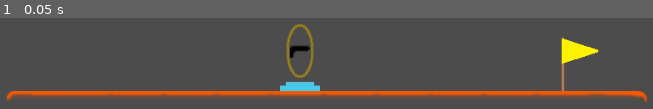
Above: before the commit, frame 1.
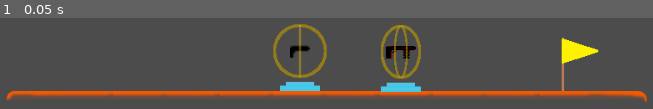
Above: after the commit, the same moment.

Repository: wsheldon67/Scredric
Game: Godot game, scene res://levels/Level 2.tscn
The game is run twice, just before and just after one commit, with the same random seed, the same clock (stepped at 60 frames per second) and the same inputs. This scene is started directly instead of the project's main scene.
Inputs:
- Up to frame 1 (0.05 s): no input

The runs differ from the first frame. In frame 1, 3.5% of the frame differs, in the area x 41-65%, y 6-82%.

Commit message:
pistol mk II

Diff:
--- a/project/assets/game/HUD.tscn
+++ b/project/assets/game/HUD.tscn
@@ -1,9 +1,10 @@
-[gd_scene load_steps=5 format=2]
+[gd_scene load_steps=6 format=2]
 
 [ext_resource path="res://global/HUD.gd" type="Script" id=1]
 [ext_resource path="res://assets/game/PlayerHUD.tscn" type="PackedScene" id=2]
 [ext_resource path="res://assets/game_entities/weapons/Pistol.png" type="Texture" id=3]
 [ext_resource path="res://assets/game/HotbarItem.tscn" type="PackedScene" id=4]
+[ext_resource path="res://assets/game_entities/weapons/Pistol2.png" type="Texture" id=5]
 
 [node name="HUD" type="CanvasLayer"]
 script = ExtResource( 1 )
@@ -28,8 +29,6 @@
 [node name="Hotbar" type="Node2D" parent="."]
 
 [node name="Pistol" parent="Hotbar" instance=ExtResource( 4 )]
-position = Vector2( 30, 29 )
-
-[node name="Sprite" type="Sprite" parent="Hotbar/Pistol"]
-scale = Vector2( 2, 2 )
-texture = ExtResource( 3 )
+position = Vector2( 30, 30 )
+mk1_texture = ExtResource( 3 )
+mk2_texture = ExtResource( 5 )
--- a/project/assets/game/HotbarItem.gd
+++ b/project/assets/game/HotbarItem.gd
@@ -1,7 +1,8 @@
 extends Node2D
 
 export var weapon_name = "Pistol"
-
+export var mk1_texture:Texture
+export var mk2_texture:Texture
 
 func set_player(player_number):
 	var player_tab = get_node("PlayerTabs/PlayerTab%s" % str(player_number))
@@ -12,7 +13,16 @@
 	player_tab.visible = false
 
 func set_level(level):
+	print("set ", weapon_name, " level ", level)
 	if level == 0:
 		visible = false
+	elif level == 1:
+		$Sprite.texture = mk1_texture
+		visible = true
+	elif level == 2:
+		$Sprite.texture = mk2_texture
+		visible = true
 	else:
-		visible = true
+		print("Invalid weapon level: ", level)
+
+# FIXME switching to gun when already set removes tab
--- a/project/assets/game/HotbarItem.tscn
+++ b/project/assets/game/HotbarItem.tscn
@@ -31,3 +31,5 @@
 visible = false
 position = Vector2( 18, 24 )
 player_number = 4
+
+[node name="Sprite" type="Sprite" parent="."]
--- a/project/assets/game/hotbar/Pistol.gd
+++ /dev/null
@@ -1,4 +0,0 @@
-extends Node2D
-
-func set_level(new_level):
-	print(new_level)
--- a/project/assets/game/hotbar/Pistol.tscn
+++ /dev/null
@@ -1,6 +0,0 @@
-[gd_scene load_steps=2 format=2]
-
-[ext_resource path="res://assets/game/hotbar/Pistol.gd" type="Script" id=1]
-
-[node name="Pistol" type="Node2D"]
-script = ExtResource( 1 )
--- a/project/assets/game_entities/Unlockable.gd
+++ b/project/assets/game_entities/Unlockable.gd
@@ -3,7 +3,7 @@
 # weapons or unlocks
 export var unlock_type = "weapons"
 export var unlock_name = "Pistol"
-export var level = 1
+export var level = 2
 
 func _on_Unlockable_body_entered(body):
 	if body.is_in_group("players"):
--- a/project/assets/game_entities/Unlockable.tscn
+++ b/project/assets/game_entities/Unlockable.tscn
@@ -27,7 +27,7 @@
 
 [node name="Cage" type="AnimatedSprite" parent="."]
 frames = SubResource( 2 )
-frame = 1
+frame = 2
 speed_scale = 0.5
 playing = true
 
--- /dev/null
+++ b/project/assets/game_entities/weapons/Pistol2.tscn
@@ -0,0 +1,11 @@
+[gd_scene load_steps=3 format=2]
+
+[ext_resource path="res://assets/game_entities/weapons/ProjectileWeapon.tscn" type="PackedScene" id=1]
+[ext_resource path="res://assets/game_entities/weapons/Pistol2.png" type="Texture" id=2]
+
+[node name="Pistol2" instance=ExtResource( 1 )]
+rate_of_fire = 0.1
+
+[node name="Sprite" parent="." index="0"]
+scale = Vector2( 1.5, 1 )
+texture = ExtResource( 2 )
--- a/project/assets/game_entities/weapons/projectiles/Projectile.gd
+++ b/project/assets/game_entities/weapons/projectiles/Projectile.gd
@@ -23,6 +23,6 @@
 func _physics_process(delta):
 	var collision = move_and_collide(direction * speed * delta)
 	if collision:
-		if collision.collider.is_in_group("Enemy"):
+		if collision.collider.is_in_group("enemies"):
 			collision.collider.take_hit(damage)
 		queue_free()
--- a/project/assets/player/Player.gd
+++ b/project/assets/player/Player.gd
@@ -104,14 +104,16 @@
 
 
 func change_weapon(weapon_name):
-	if PROGRESS.data.weapons[weapon_name] > 0:
+	var weapon_level = PROGRESS.data.weapons[weapon_name]
+	if weapon_level > 0:
 		# change HUD
 		HUD.change_weapon(weapon_name, player_number)
 		# remove existing weapons
 		for player_weapon in $Weapons.get_children():
 			player_weapon.queue_free()
 		# add new weapon
-		var new_weapon = ResourceLoader.load("res://assets/game_entities/weapons/"+weapon_name+".tscn").instance()
+		var weapon_url = "res://assets/game_entities/weapons/"+weapon_name+str(weapon_level)+".tscn"
+		var new_weapon = ResourceLoader.load(weapon_url).instance()
 		$Weapons.add_child(new_weapon)
 
 func _unhandled_input(event):
--- a/project/elements/game_entities/weapons/Pistol.tscn
+++ b/project/elements/game_entities/weapons/Pistol.tscn
@@ -4,10 +4,11 @@
 [ext_resource path="res://assets/game_entities/Unlockable.tscn" type="PackedScene" id=2]
 
 [node name="Pistol" instance=ExtResource( 2 )]
+level = 1
 
-[node name="Cage" parent="." index="1"]
-frame = 2
-
-[node name="GunSprite" parent="." index="3"]
+[node name="GunSprite" parent="." index="1"]
 scale = Vector2( 2, 2 )
 texture = ExtResource( 1 )
+
+[node name="Cage" parent="." index="2"]
+frame = 0
--- /dev/null
+++ b/project/elements/game_entities/weapons/Pistol2.tscn
@@ -0,0 +1,13 @@
+[gd_scene load_steps=3 format=2]
+
+[ext_resource path="res://assets/game_entities/Unlockable.tscn" type="PackedScene" id=1]
+[ext_resource path="res://assets/game_entities/weapons/Pistol2.png" type="Texture" id=2]
+
+[node name="Pistol2" instance=ExtResource( 1 )]
+
+[node name="GunSprite" parent="." index="1"]
+scale = Vector2( 1.5, 1 )
+texture = ExtResource( 2 )
+
+[node name="Cage" parent="." index="2"]
+frame = 1
--- a/project/elements/mobs/RedStar.tscn
+++ b/project/elements/mobs/RedStar.tscn
@@ -68,7 +68,7 @@
 "values": [ 1 ]
 }
 
-[node name="RedStar" type="KinematicBody2D"]
+[node name="RedStar" type="KinematicBody2D" groups=["enemies"]]
 collision_layer = 4
 collision_mask = 11
 script = ExtResource( 2 )
--- a/project/levels/Level 2.tscn
+++ b/project/levels/Level 2.tscn
@@ -1,9 +1,10 @@
-[gd_scene load_steps=5 format=2]
+[gd_scene load_steps=6 format=2]
 
 [ext_resource path="res://elements/tiles/SciFi.tscn" type="PackedScene" id=1]
 [ext_resource path="res://elements/game_entities/PlayerStart.tscn" type="PackedScene" id=2]
 [ext_resource path="res://elements/game_entities/LevelEnd.tscn" type="PackedScene" id=3]
 [ext_resource path="res://elements/game_entities/weapons/Pistol.tscn" type="PackedScene" id=4]
+[ext_resource path="res://elements/game_entities/weapons/Pistol2.tscn" type="PackedScene" id=5]
 
 [node name="Level 2" type="Node2D"]
 
@@ -18,3 +19,6 @@
 
 [node name="Pistol" parent="." instance=ExtResource( 4 )]
 position = Vector2( 480, 336 )
+
+[node name="Pistol2" parent="." instance=ExtResource( 5 )]
+position = Vector2( 601, 337 )
Renamed: project/assets/game_entities/weapons/Pistol.tscn -> project/assets/game_entities/weapons/Pistol1.tscn
Binary file added: project/assets/game_entities/weapons/Pistol2.png
Not shown, added: project/assets/game_entities/weapons/Pistol2.png.import
Not shown, added: weapons/Pistol2.xcf
